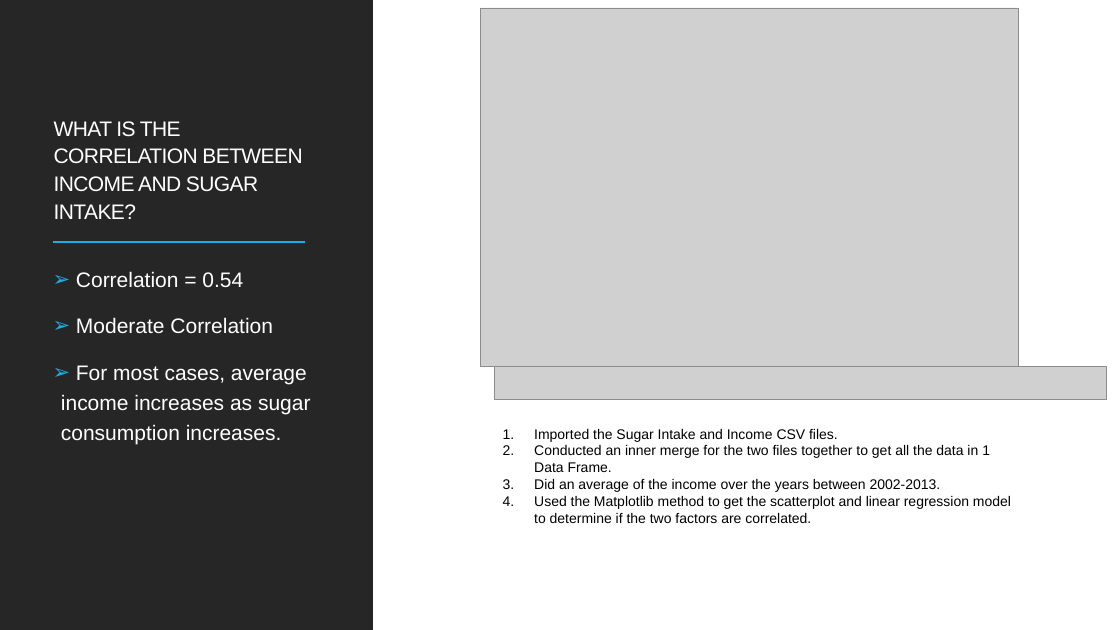
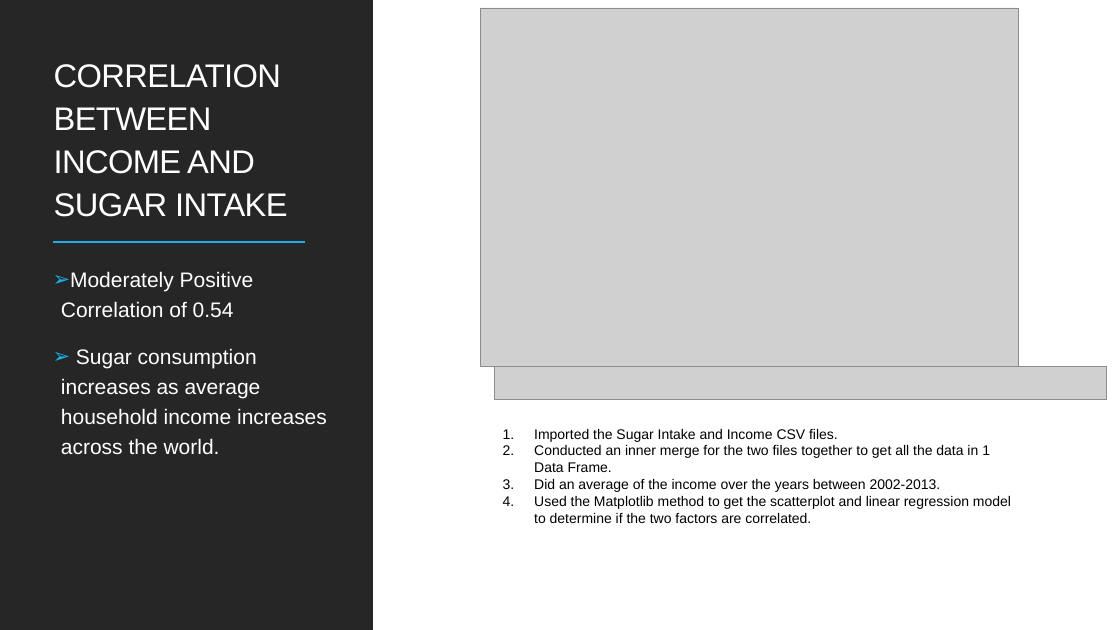
Before and after one commit to cbeachey/project1_influencers, a slide deck: slide 11 of Effects of Sugar Consumption.pptx (slide 14 before the commit). Drawn at 1120x630 pixels with LibreOffice and Linux fonts; fonts in the diff are those of the drawing; grey boxes stand for pictures. Boxes give left, top, right and bottom in pixels: in the first picture for what was removed or moved away, otherwise in the second. Text is boxed around its words. In the diff, an @@ line names an element or a change of style, - is before the commit and + after.

```diff
--- a/Effects of Sugar Consumption.pptx
+++ b/Effects of Sugar Consumption.pptx
@@ title at box(54, 64, 287, 217): text changed; size 18 to 28 pt @@
-WHAT IS THE CORRELATION BETWEEN INCOME AND SUGAR INTAKE?
+CORRELATION BETWEEN INCOME AND SUGAR INTAKE
@@ text at box(61, 271, 327, 454): text changed @@
-➢ Correlation = 0.54
-➢ Moderate Correlation
-➢ For most cases, average income increases as sugar consumption increases.
+➢ Moderately Positive Correlation of 0.54
+➢ Sugar consumption increases as average household income increases across the world.
```
Also in this commit, not shown: 13 other slides changed, 3 slides removed.
